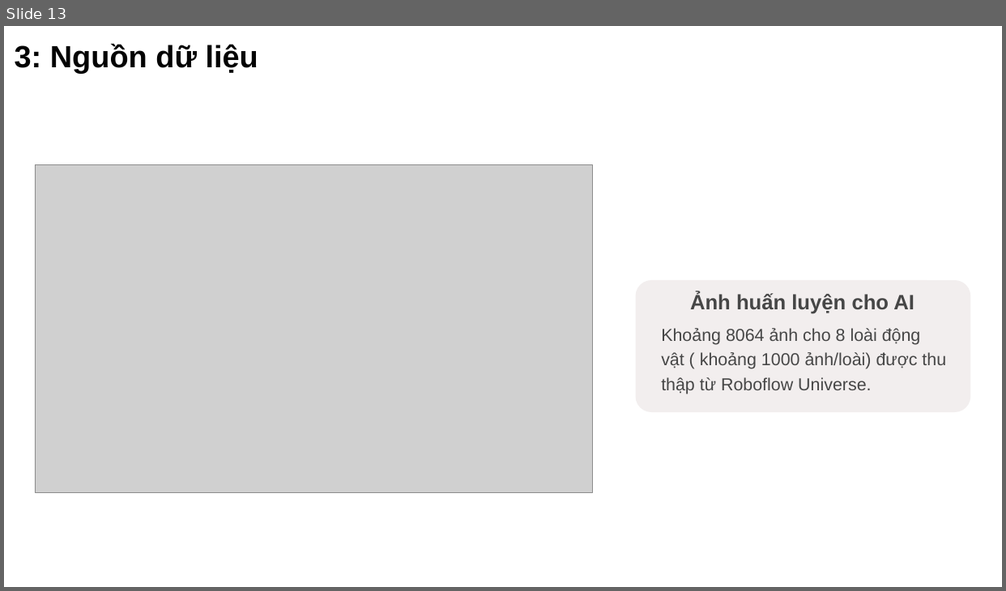
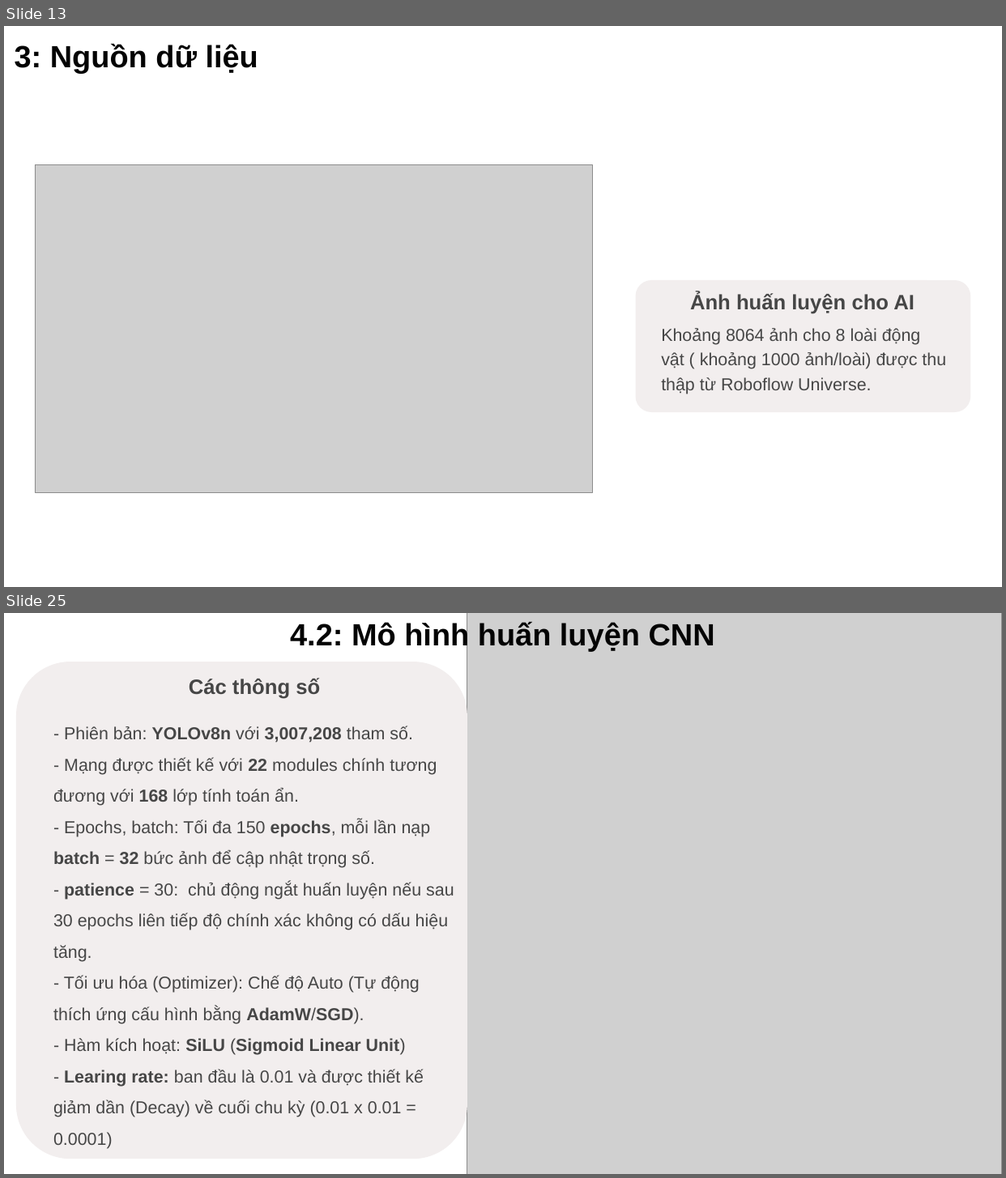
Before and after one commit to NguyenTAnh2005/IntelligentSystem_Vu_Hai_Anh, a slide deck: final_project/reports/Bao_Cao/baocao.pptx. Shown one above the other, each under a label of ours: slide 13 before the commit, slides 13 and 25 after it; the slides between them are not shown. The pictures are 1006x591 and 1006x1178 pixels, drawn with LibreOffice and Linux fonts; fonts in the diff are those of the drawing; grey boxes stand for pictures; background and template pictures are left out. Boxes give left, top, right and bottom in pixels: in the first picture for what was removed or moved away, otherwise in the second. Text is boxed around its words. In the diff, an @@ line names an element or a change of style, - is before the commit and + after.

```diff
--- a/final_project/reports/Bao_Cao/baocao.pptx
+++ b/final_project/reports/Bao_Cao/baocao.pptx
@@ slide 25 added at (4,613,1002,1174), background #000000; not listed: 1 template element that a slide beside it also shows @@
@@ text added at (290,621,715,651), 35.5 pt, text #030303, bold @@
+4.2: Mô hình huấn luyện CNN
@@ picture added at (467,613,1002,1174) @@
@@ rounded rectangle added at (16,662,467,1160), fill #F2EEEE @@
@@ text added at (189,678,320,699), 24 pt, text #464646, bold @@
+Các thông số
@@ text added at (53,726,454,1118), 20 pt, text #464646 @@
+- Phiên bản: YOLOv8n với 3,007,208 tham số.
+- Mạng được thiết kế với 22 modules chính tương đương với 168 lớp tính toán ẩn.
+- Epochs, batch: Tối đa 150 epochs, mỗi lần nạp batch = 32 bức ảnh để cập nhật trọng số.
+- patience = 30: chủ động ngắt huấn luyện nếu sau 30 epochs liên tiếp độ chính xác không có dấu hiệu tăng.
+- Tối ưu hóa (Optimizer): Chế độ Auto (Tự động thích ứng cấu hình bằng AdamW/SGD).
+- Hàm kích hoạt: SiLU (Sigmoid Linear Unit)
+- Learing rate: ban đầu là 0.01 và được thiết kế giảm dần (Decay) về cuối chu kỳ (0.01 x 0.01 = 0.0001)
```
Also in this commit, not shown: 7 slides changed, 26 other slides added, 14 slides removed, 2 other files.
